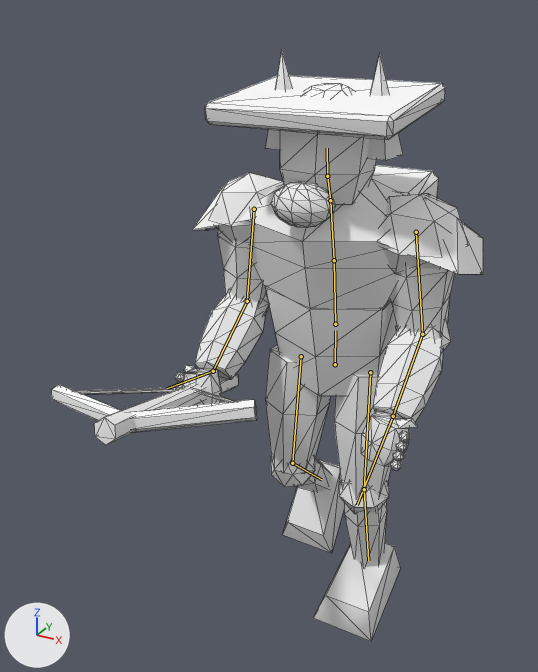
The glTF model client/public/assets/models/fox_trailshot.glb: old version first, new version second.
Rendered twice from a camera (50 mm lens) standing at (0.87, -2.071, 1.939) and looking at (-0.158, -0.203, 1.005). Lighting does not change. The marker at lower left points along +X, +Y and +Z. The older version comes first. Both versions are drawn at frame 15 of the action 'walk'; the numbers are the values there. The bones that change, and the others that lie on the model, are drawn over the model as lines. Mesh edges are drawn as thin lines.

Objects in the first picture: 'fox_trailshot'.
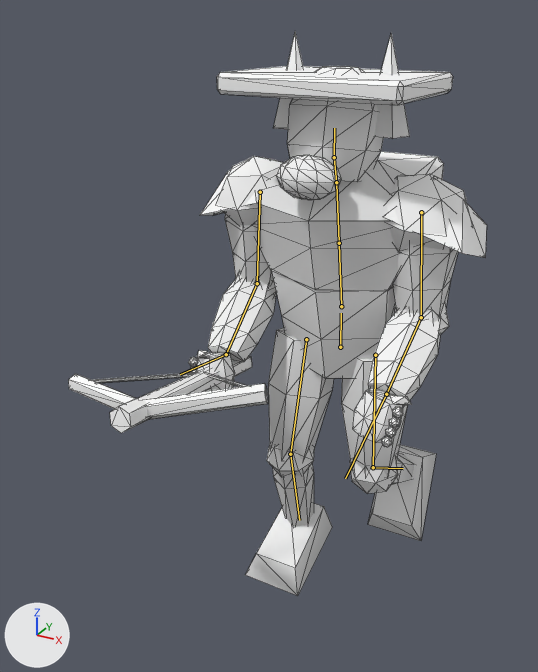
Scene script edits in JSON lines:
```json
{"block": "bone_hips", "where": "bone_hips = bpy.data.objects['fox_trailshot_rig'].pose.bones['hips']  # child of 'root'"}
{"op": "set", "path": "bone_hips.location", "old": "(0.0, 0.0, 0.043)", "new": "(0.0, 0.043, 0.0)"}
{"block": "bone_spine", "where": "bone_spine = bpy.data.objects['fox_trailshot_rig'].pose.bones['spine']  # child of 'hips'"}
{"op": "set", "path": "bone_spine.rotation_quaternion", "old": "(0.999, 0.052, 0.0, 0.0)", "new": "(0.998, 0.061, -0.002, 0.0)", "note": "degrees (6, 0, 0) -> degrees (7, 0, 0)"}
{"block": "bone_chest", "where": "bone_chest = bpy.data.objects['fox_trailshot_rig'].pose.bones['chest']  # child of 'spine'"}
{"op": "set", "path": "bone_chest.rotation_quaternion", "old": "(1.0, 0.0, 0.0, 0.0)", "new": "(1.0, -0.017, 0.003, 0.001)", "note": "degrees (0, 0, 0) -> degrees (-2, 0, 0)"}
{"block": "bone_head", "where": "bone_head = bpy.data.objects['fox_trailshot_rig'].pose.bones['head']  # child of 'neck'"}
{"op": "set", "path": "bone_head.rotation_quaternion", "old": "(1.0, 0.0, 0.0, 0.0)", "new": "(0.999, -0.052, -0.002, 0.0)", "note": "degrees (0, 0, 0) -> degrees (-6, 0, 0)"}
{"block": "bone_upper_arm_l", "where": "bone_upper_arm_l = bpy.data.objects['fox_trailshot_rig'].pose.bones['upper_arm.L']  # child of 'chest'"}
{"op": "set", "path": "bone_upper_arm_l.rotation_quaternion", "old": "(-0.999, -0.014, -0.001, -0.044)", "new": "(-0.998, 0.015, 0.001, -0.061)", "note": "degrees (2, 0, 5) -> degrees (-2, 0, 7)"}
{"block": "bone_upper_arm_r", "where": "bone_upper_arm_r = bpy.data.objects['fox_trailshot_rig'].pose.bones['upper_arm.R']  # child of 'chest'"}
{"op": "set", "path": "bone_upper_arm_r.rotation_quaternion", "old": "(0.999, -0.014, 0.001, -0.044)", "new": "(0.998, 0.015, -0.001, -0.061)", "note": "degrees (-2, 0, -5) -> degrees (2, 0, -7)"}
{"block": "bone_thigh_l", "where": "bone_thigh_l = bpy.data.objects['fox_trailshot_rig'].pose.bones['thigh.L']  # child of 'hips'"}
{"op": "set", "path": "bone_thigh_l.rotation_quaternion", "old": "(0.999, -0.025, 0.0, 0.0)", "new": "(0.999, 0.016, 0.0, 0.0)", "note": "degrees (-3, 0, 0) -> degrees (2, 0, 0)"}
{"block": "bone_shin_l", "where": "bone_shin_l = bpy.data.objects['fox_trailshot_rig'].pose.bones['shin.L']  # child of 'thigh.L'"}
{"op": "set", "path": "bone_shin_l.rotation_quaternion", "old": "(0.995, 0.104, 0.0, 0.0)", "new": "(0.891, 0.455, 0.0, 0.0)", "note": "degrees (12, 0, 0) -> degrees (54, 0, 0)"}
{"block": "bone_thigh_r", "where": "bone_thigh_r = bpy.data.objects['fox_trailshot_rig'].pose.bones['thigh.R']  # child of 'hips'"}
{"op": "set", "path": "bone_thigh_r.rotation_quaternion", "old": "(-1.0, -0.007, 0.0, 0.0)", "new": "(-0.997, 0.068, 0.0, 0.0)", "note": "degrees (1, 0, 0) -> degrees (-8, 0, 0)"}
{"block": "bone_shin_r", "where": "bone_shin_r = bpy.data.objects['fox_trailshot_rig'].pose.bones['shin.R']  # child of 'thigh.R'"}
{"op": "set", "path": "bone_shin_r.rotation_quaternion", "old": "(0.926, 0.377, 0.0, 0.0)", "new": "(0.985, 0.172, 0.0, 0.0)", "note": "degrees (44, 0, 0) -> degrees (20, 0, 0)"}
```

Changed parts and their boxes [x1, y1, x2, y2] in the pictures (538 x 672 px):
```json
{"object": "fox_trailshot", "change": "posed", "before": [51, 51, 483, 641], "after": [68, 32, 487, 596]}
{"bone": "hips", "before": "(335, 364) to (335, 330)", "after": "(340, 347) to (341, 313)"}
{"bone": "spine", "before": "(335, 324) to (334, 260)", "after": "(341, 306) to (339, 243)"}
{"bone": "chest", "before": "(334, 260) to (330, 200)", "after": "(339, 243) to (336, 182)"}
{"bone": "head", "before": "(327, 176) to (327, 148)", "after": "(334, 157) to (334, 128)"}
{"bone": "upper_arm.L", "before": "(416, 232) to (422, 334)", "after": "(421, 212) to (421, 317)"}
{"bone": "upper_arm.R", "before": "(254, 209) to (247, 301)", "after": "(260, 192) to (257, 283)"}
{"bone": "thigh.L", "before": "(370, 372) to (364, 489)", "after": "(375, 355) to (373, 467)"}
{"bone": "shin.L", "before": "(364, 489) to (368, 560)", "after": "(373, 467) to (403, 468)"}
{"bone": "thigh.R", "before": "(301, 356) to (292, 463)", "after": "(306, 339) to (290, 454)"}
{"bone": "shin.R", "before": "(292, 463) to (321, 479)", "after": "(290, 454) to (299, 520)"}
```
